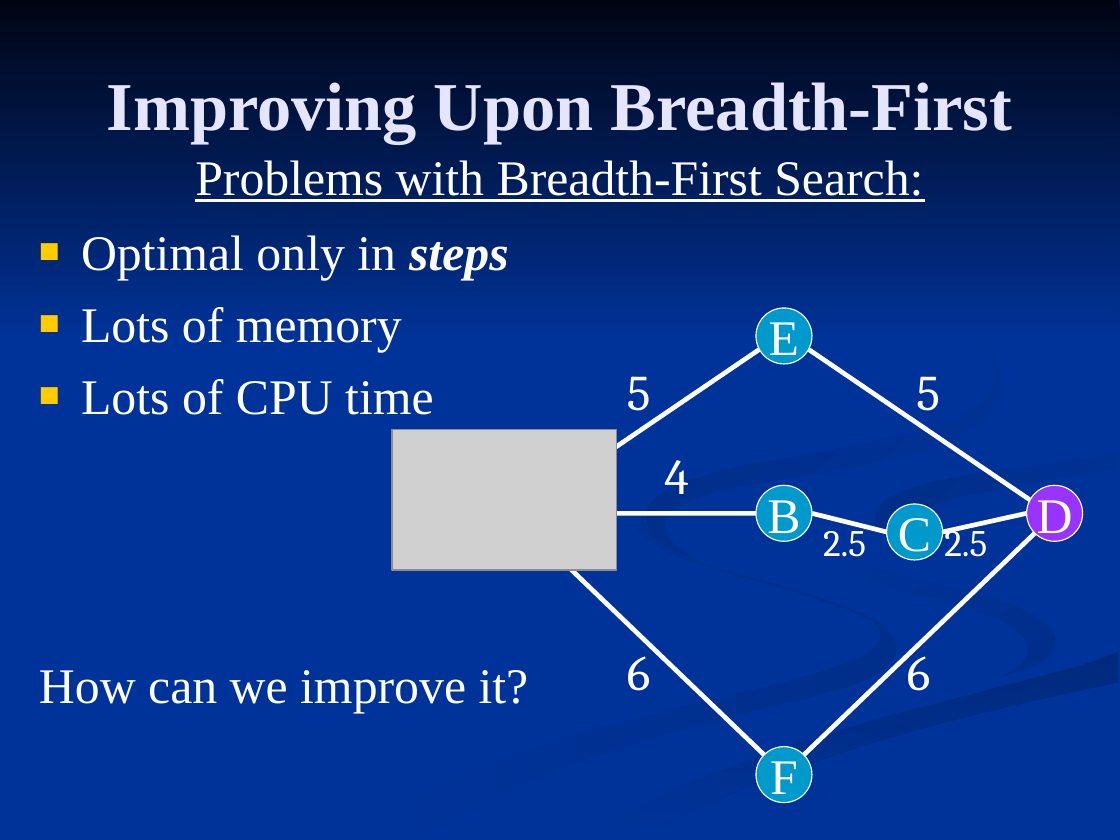
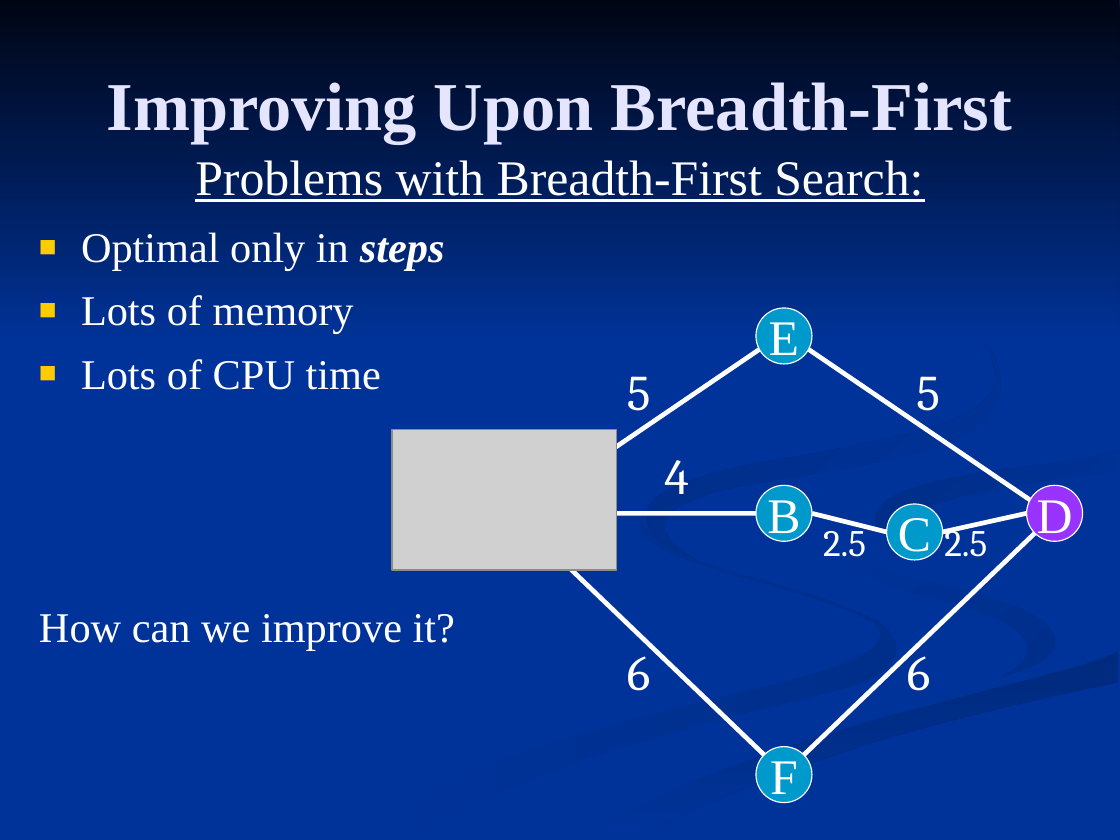
Before and after one commit to FleepyBeepy/Artificial-Intelligence, a slide deck: slide 9 of Lecture Slides/2.2 - Breadth First Search.ppt. Drawn at 1120x840 pixels with LibreOffice and Linux fonts; fonts in the diff are those of the drawing; grey boxes stand for pictures. Boxes give left, top, right and bottom in pixels: in the first picture for what was removed or moved away, otherwise in the second. Text is boxed around its words. In the diff, an @@ line names an element or a change of style, - is before the commit and + after.

```diff
--- a/Lecture Slides/2.2 - Breadth First Search.ppt
+++ b/Lecture Slides/2.2 - Breadth First Search.ppt
@@ text "Optimal only in steps" at box(39, 232, 455, 650): size 32 to 27.2 pt @@
@@ freeform shape at box(336, 514, 896, 839): fill gradient #002E8B to #003399 to gradient #003399 to #002E8B @@
```
Also in this commit, not shown: 8 other slides changed, 41 other files.
